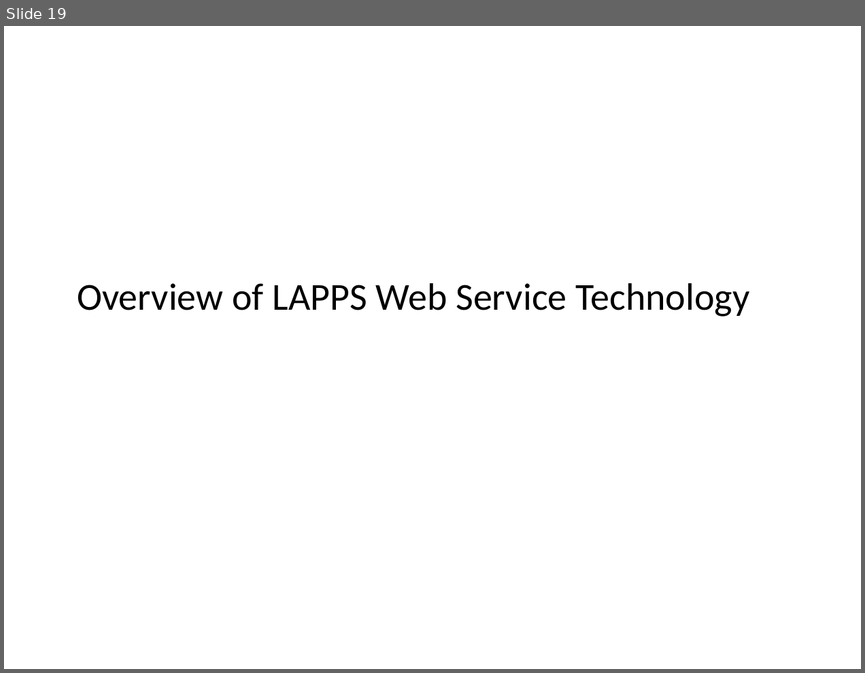
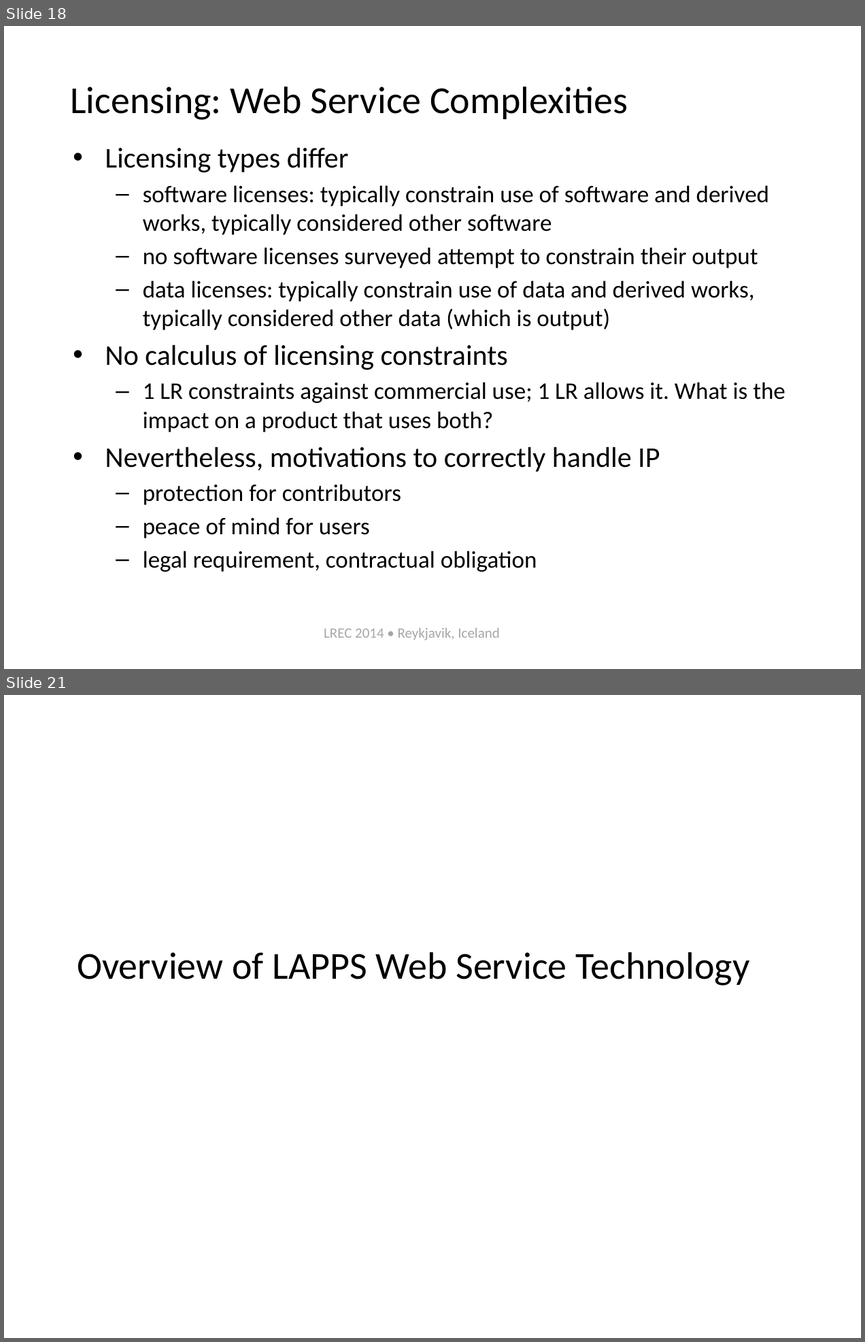
Before and after one commit to chunqishi/lrec2014_part2, a slide deck: lapps-tutorial-intro-lrec2014.pptx. Shown one above the other, each under a label of ours: slide 19 before the commit, slides 18 and 21 after it; the slides between them are not shown. The pictures are 865x673 and 865x1342 pixels, drawn with LibreOffice and Linux fonts; fonts in the diff are those of the drawing. Boxes give left, top, right and bottom in pixels: in the first picture for what was removed or moved away, otherwise in the second. Text is boxed around its words. In the diff, an @@ line names an element or a change of style, - is before the commit and + after.

```diff
--- a/lapps-tutorial-intro-lrec2014.pptx
+++ b/lapps-tutorial-intro-lrec2014.pptx
@@ slide 18 added at (x1=4, y1=26, x2=861, y2=669), background #FFFFFF @@
@@ title added at (x1=70, y1=87, x2=628, y2=120), 32 pt, text #000000 @@
+Licensing: Web Service Complexities
@@ text added at (x1=105, y1=147, x2=785, y2=571), 20 pt, text #000000 @@
+• Licensing types differ
+  – software licenses: typically constrain use of software and derived works, typically considered other software
+  – no software licenses surveyed attempt to constrain their output
+  – data licenses: typically constrain use of data and derived works, typically considered other data (which is output)
+• No calculus of licensing constraints
+  – 1 LR constraints against commercial use; 1 LR allows it. What is the impact on a product that uses both?
+• Nevertheless, motivations to correctly handle IP
+  – protection for contributors
+  – peace of mind for users
+  – legal requirement, contractual obligation
@@ text added at (x1=324, y1=627, x2=499, y2=640), 12 pt, text #A6A6A6 @@
+LREC 2014 • Reykjavik, Iceland
@@ what was slide 19 is now slide 21 @@
```
Also in this commit, not shown: 24 slides changed, 1 other slide added.
